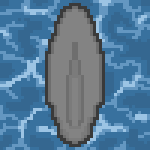
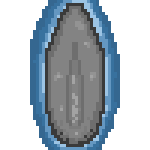
Layer changes from the first (150, 150) image to the second:
added group "shark_fin_01_D.png" with 2 layers above "shark_fin_01_U.png" over left=30, top=0, right=120, bottom=150
added layer "Layer 9" (1st of 2, in "shark_fin_01_D.png") in group "shark_fin_01_D.png" over left=45, top=3, right=105, bottom=147
added layer "Layer 10" (1st of 2, in "shark_fin_01_D.png") in group "shark_fin_01_D.png" over left=30, top=0, right=120, bottom=150
painted on "Layer 9" (2nd of 2, in "shark_fin_01_U.png") over left=45, top=3, right=105, bottom=147
added layer "Layer 10" (2nd of 2, in "shark_fin_01_U.png") in group "shark_fin_01_U.png" over left=30, top=0, right=120, bottom=150
hid group "water" (4 layers) over left=0, top=0, right=150, bottom=150
